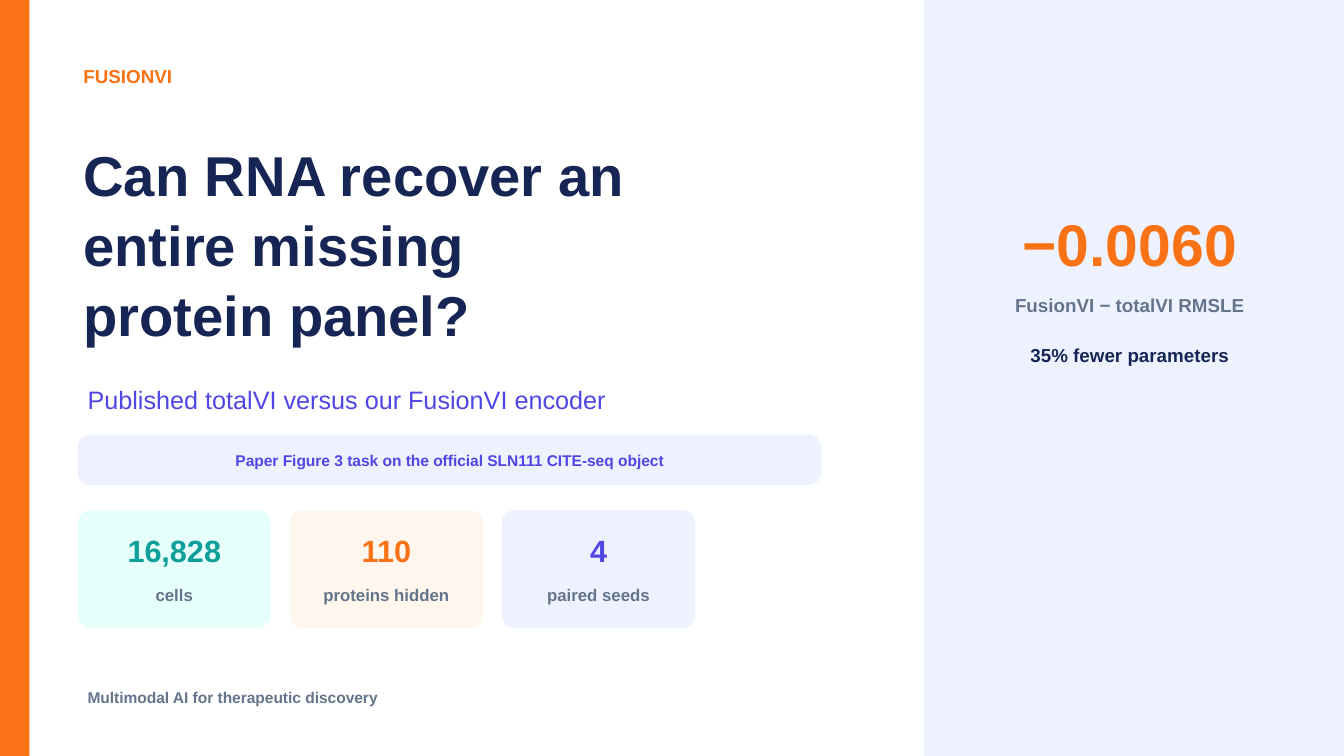
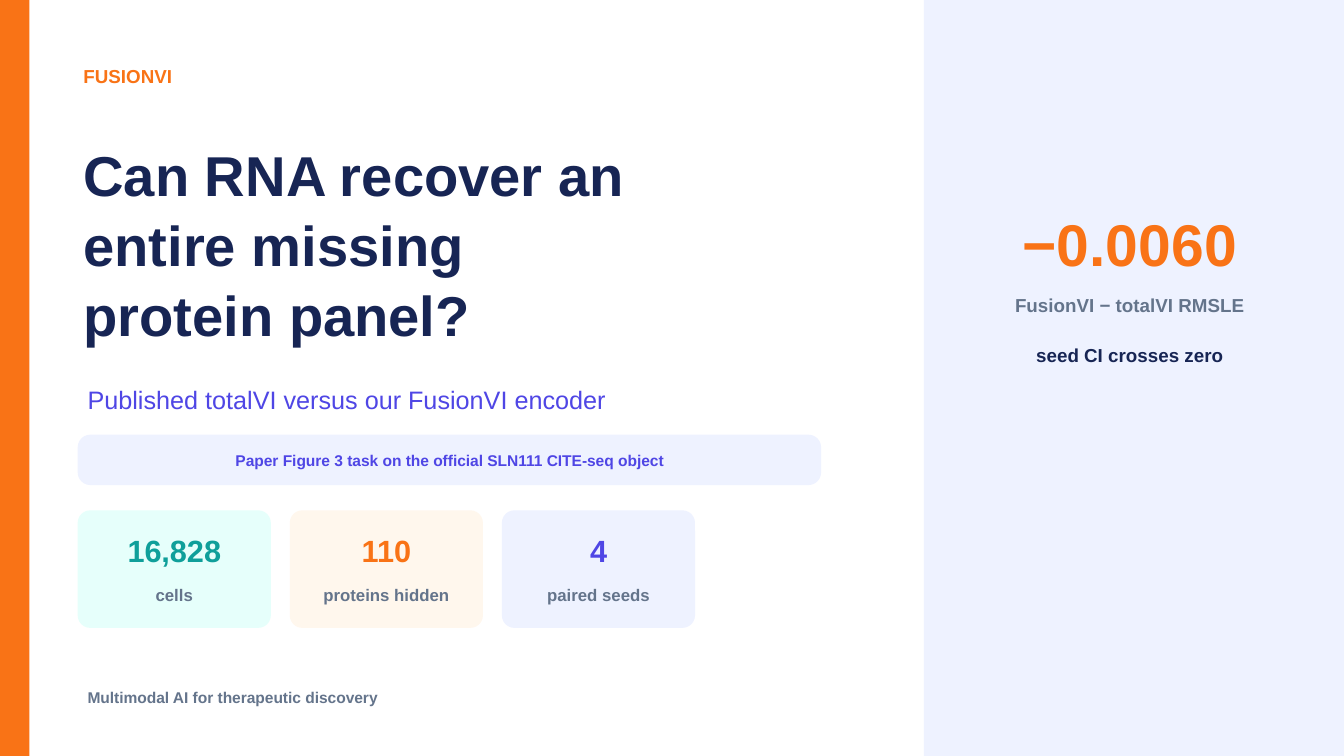
Before and after one commit to nazirad19/FusionVI, a slide deck: slide 1 of deliverables/FusionVI_Paper_Benchmark_Presentation.pptx. Drawn at 1344x756 pixels with LibreOffice and Linux fonts; fonts in the diff are those of the drawing. Boxes give left, top, right and bottom in pixels: in the first picture for what was removed or moved away, otherwise in the second. Text is boxed around its words. In the diff, an @@ line names an element or a change of style, - is before the commit and + after.

```diff
--- a/deliverables/FusionVI_Paper_Benchmark_Presentation.pptx
+++ b/deliverables/FusionVI_Paper_Benchmark_Presentation.pptx
@@ text at (x1=1036, y1=348, x2=1223, y2=362): text changed @@
-35% fewer parameters
+seed CI crosses zero
```
Also in this commit, not shown: 5 other slides changed, 1 other file.
